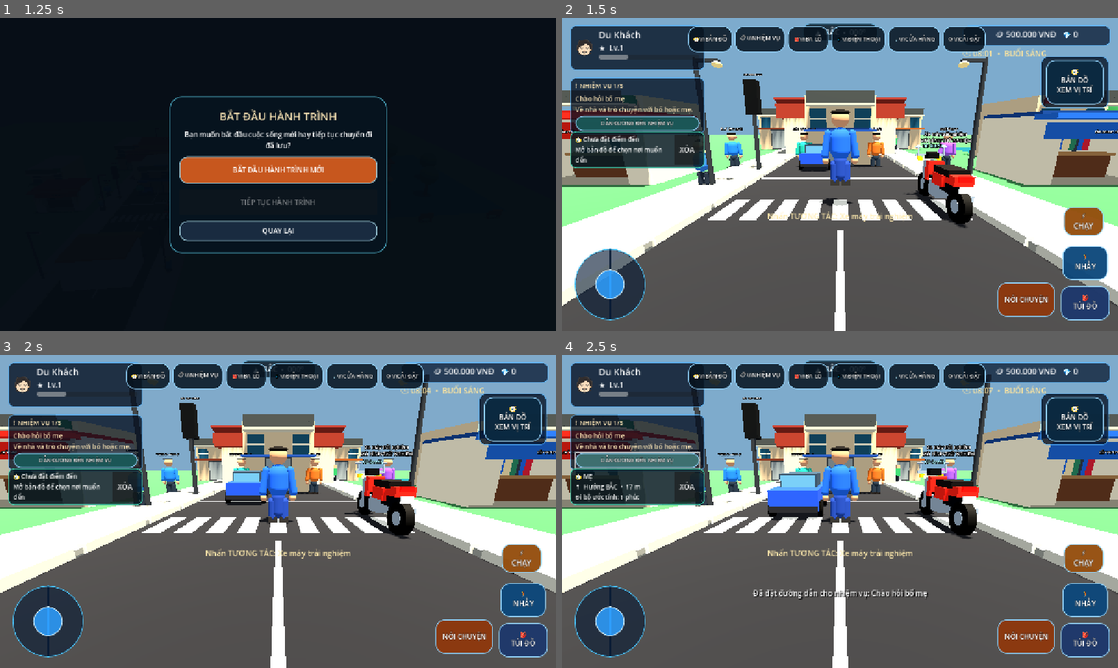
Above: before the commit, frames 1-4 (two rows, left to right).
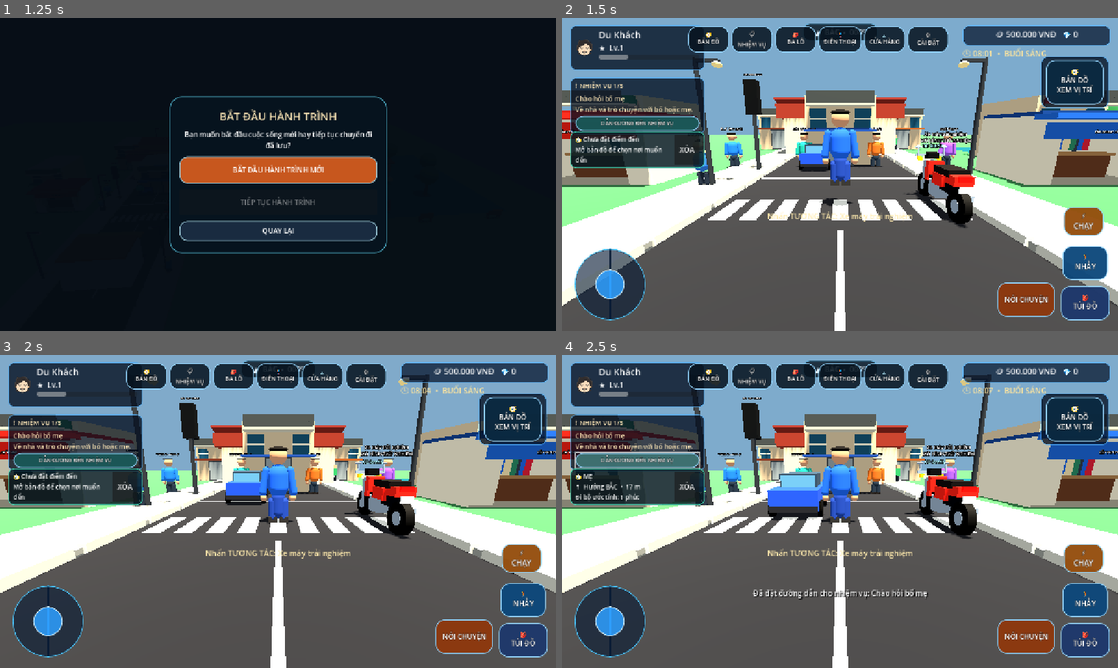
Above: after the commit, the same moments.

Repository: temu838655-dev/Vi-t-Nam-Du-L-ch
Game: Godot game, scene res://scenes/main.tscn
Same seed, same stepped clock (60 frames per second), same inputs: the game is played once before the commit and once after it.
Inputs:
- Up to frame 1 (1.25 s): click "▶ CHƠI NGAY" at 0.5 s
- Up to frame 2 (1.5 s): click "BẮT ĐẦU HÀNH TRÌNH MỚI" at 1.25 s
- Up to frame 3 (2 s): no input
- Up to frame 4 (2.5 s): click "DẪN ĐƯỜNG ĐẾN NHIỆM VỤ" at 2 s

Frame 1 is identical in both runs. In frame 2, 2.2% of the frame differs, in the area x 22-77%, y 2-12%; in frame 3, 2.2%; in frame 4, 2.2%.

Commit message:
Fix quick-action HUD label line breaks

Diff:
--- a/Godot/scripts/mobile_hud.gd
+++ b/Godot/scripts/mobile_hud.gd
@@ -258,7 +258,7 @@
 	top_actions.position = Vector2(-utility_width - (390.0 if compact_layout else 650.0), 18)
 	top_actions.add_theme_constant_override("separation", 6)
 	ui_root.add_child(top_actions)
-	var quick_actions := ["🧭\\nBẢN ĐỒ", "📋\\nNHIỆM VỤ", "🎒\\nBA LÔ", "📱\\nĐIỆN THOẠI", "🛒\\nCỬA HÀNG", "⚙\\nCÀI ĐẶT"]
+	var quick_actions := ["🧭\nBẢN ĐỒ", "📋\nNHIỆM VỤ", "🎒\nBA LÔ", "📱\nĐIỆN THOẠI", "🛒\nCỬA HÀNG", "⚙\nCÀI ĐẶT"]
 	for action in quick_actions:
 		var action_button := Button.new()
 		action_button.text = action
@@ -266,12 +266,12 @@
 		action_button.add_theme_font_size_override("font_size", 11 if compact_layout else 13)
 		_style_game_button(action_button, Color(0.025, 0.075, 0.12, 0.86))
 		match action:
-			"🧭\\nBẢN ĐỒ": action_button.pressed.connect(_open_local_map)
-			"📋\\nNHIỆM VỤ": action_button.pressed.connect(_guide_current_mission)
-			"🎒\\nBA LÔ": action_button.pressed.connect(open_inventory)
-			"📱\\nĐIỆN THOẠI": action_button.pressed.connect(_open_phone)
-			"🛒\\nCỬA HÀNG": action_button.pressed.connect(_phone_open_food_shop)
-			"⚙\\nCÀI ĐẶT": action_button.pressed.connect(open_game_settings)
+			"🧭\nBẢN ĐỒ": action_button.pressed.connect(_open_local_map)
+			"📋\nNHIỆM VỤ": action_button.pressed.connect(_guide_current_mission)
+			"🎒\nBA LÔ": action_button.pressed.connect(open_inventory)
+			"📱\nĐIỆN THOẠI": action_button.pressed.connect(_open_phone)
+			"🛒\nCỬA HÀNG": action_button.pressed.connect(_phone_open_food_shop)
+			"⚙\nCÀI ĐẶT": action_button.pressed.connect(open_game_settings)
 		top_actions.add_child(action_button)
 
 	# A tappable local map replaces the old decorative placeholder.
